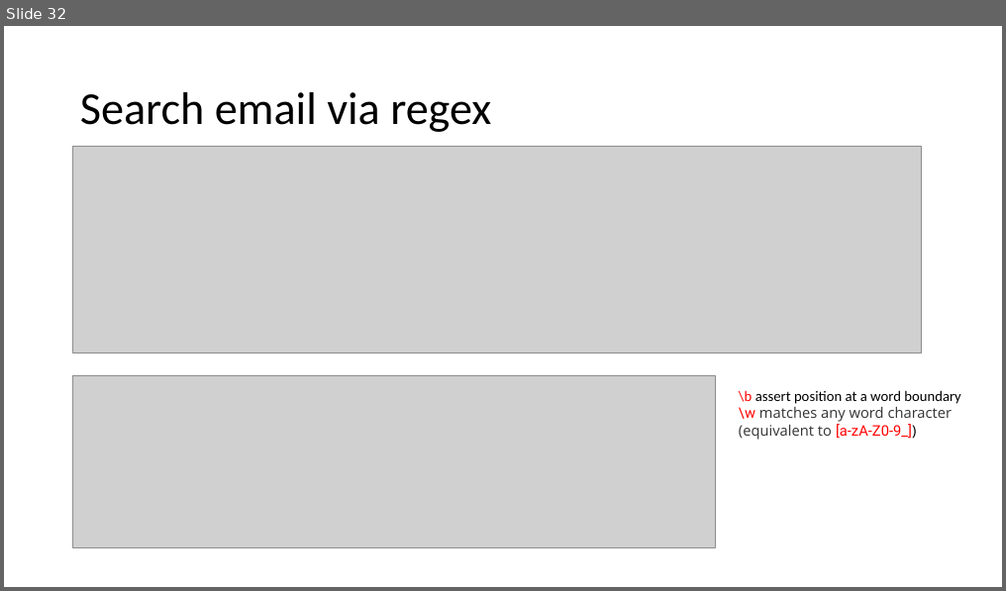
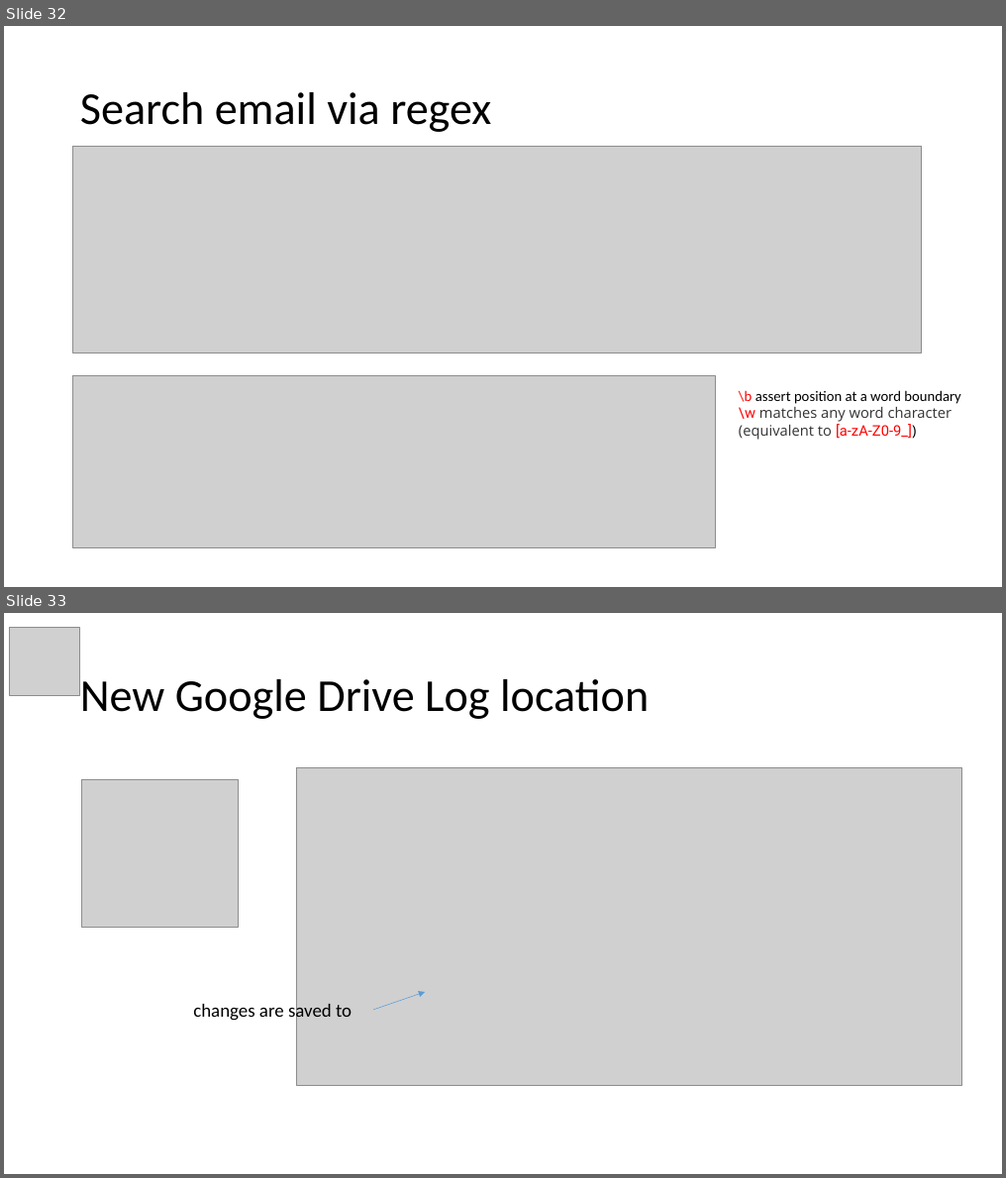
Before and after one commit to frankwxu/digital-forensics-lab, a slide deck: NIST_Data_Leakage_Case/NIST_Data_Leakage_07_NetworkDrive_Cloud.pptx. Shown one above the other, each under a label of ours: slide 32 before the commit, slides 32 and 33 after it. The pictures are 1006x591 and 1006x1178 pixels, drawn with LibreOffice and Linux fonts; fonts in the diff are those of the drawing; grey boxes stand for pictures; background and template pictures are left out. Boxes give left, top, right and bottom in pixels: in the first picture for what was removed or moved away, otherwise in the second. Text is boxed around its words. In the diff, an @@ line names an element or a change of style, - is before the commit and + after.

```diff
--- a/NIST_Data_Leakage_Case/NIST_Data_Leakage_07_NetworkDrive_Cloud.pptx
+++ b/NIST_Data_Leakage_Case/NIST_Data_Leakage_07_NetworkDrive_Cloud.pptx
@@ slide 33 added at (x1=4, y1=613, x2=1002, y2=1174), background #FFFFFF @@
@@ picture added at (x1=9, y1=627, x2=79, y2=695) @@
@@ title added at (x1=80, y1=679, x2=648, y2=719), 44 pt, text #000000 @@
+New Google Drive Log location
@@ picture added at (x1=82, y1=780, x2=239, y2=928) @@
@@ picture added at (x1=297, y1=767, x2=961, y2=1085) @@
@@ arrow added from (373, 1010) to (425, 992), #5B9BD5 0.5 pt @@
@@ text added at (x1=193, y1=1001, x2=351, y2=1022), 18 pt, text #000000 @@
+changes are saved to
```
Also in this commit, not shown: 4 slides changed, 1 other slide added, 1 slide removed, 2 other files.
